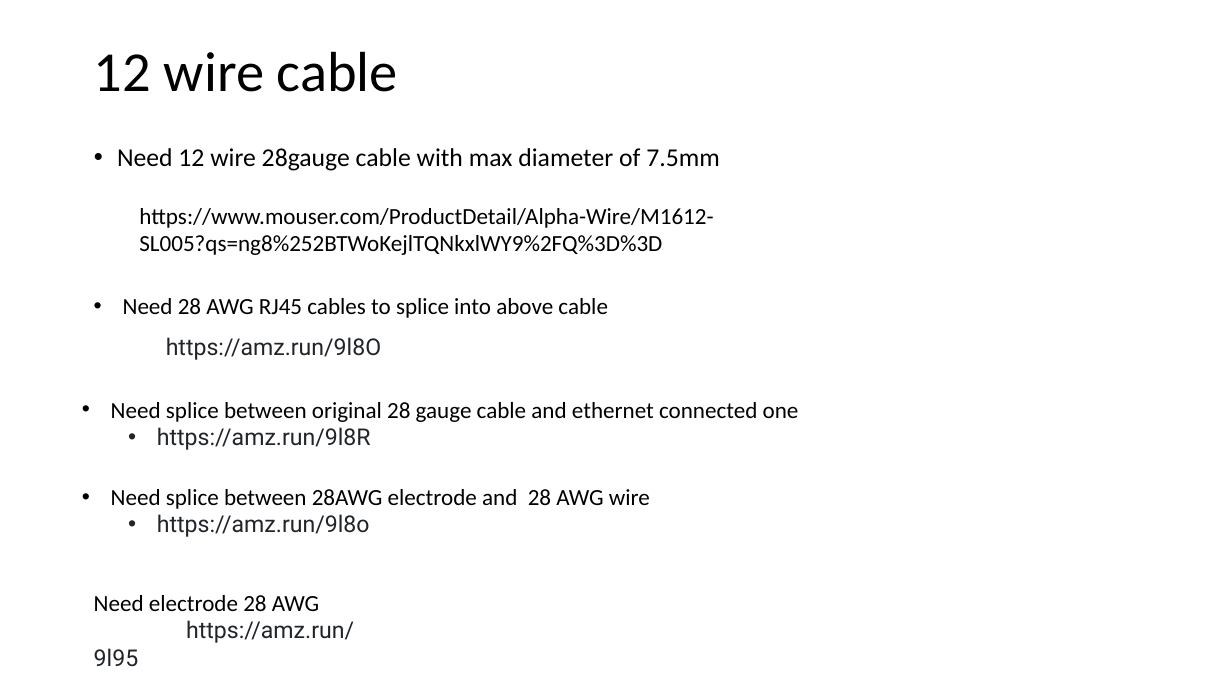
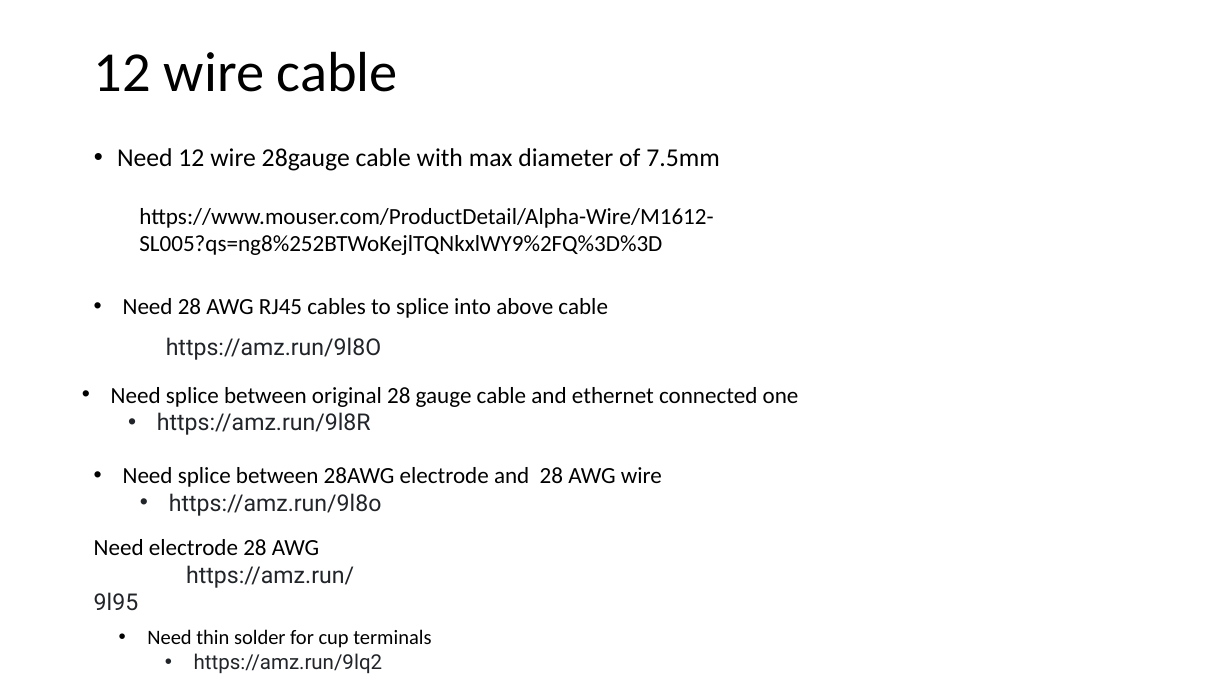
Before and after one commit to mdanderson03/Flexi-TEER, a slide deck: slide 3 of Documentation/Wiring.pptx. Drawn at 1232x693 pixels with LibreOffice and Linux fonts; fonts in the diff are those of the drawing. Boxes give left, top, right and bottom in pixels: in the first picture for what was removed or moved away, otherwise in the second. Text is boxed around its words. In the diff, an @@ line names an element or a change of style, - is before the commit and + after.

```diff
--- a/Documentation/Wiring.pptx
+++ b/Documentation/Wiring.pptx
@@ text "Need splice between original 28 ...": place and size @@
-text "Need splice between original 28 ..." at (111, 402, 799, 450)
+text "Need splice between original 28 ..." at (111, 387, 799, 435)
@@ text "Need splice between 28AWG electrode ...": place and size @@
-text "Need splice between 28AWG electrode ..." at (111, 489, 650, 537)
+text "Need splice between 28AWG electrode ..." at (123, 467, 662, 516)
@@ text "Need electrode 28 AWG": place and size @@
-text "Need electrode 28 AWG" at (94, 595, 354, 667)
+text "Need electrode 28 AWG" at (94, 539, 354, 611)
@@ text added at (147, 629, 431, 673), 16 pt, text #000000 @@
+• Need thin solder for cup terminals
+  • https://amz.run/9lq2
```
Also in this commit, not shown: 5 other files.
